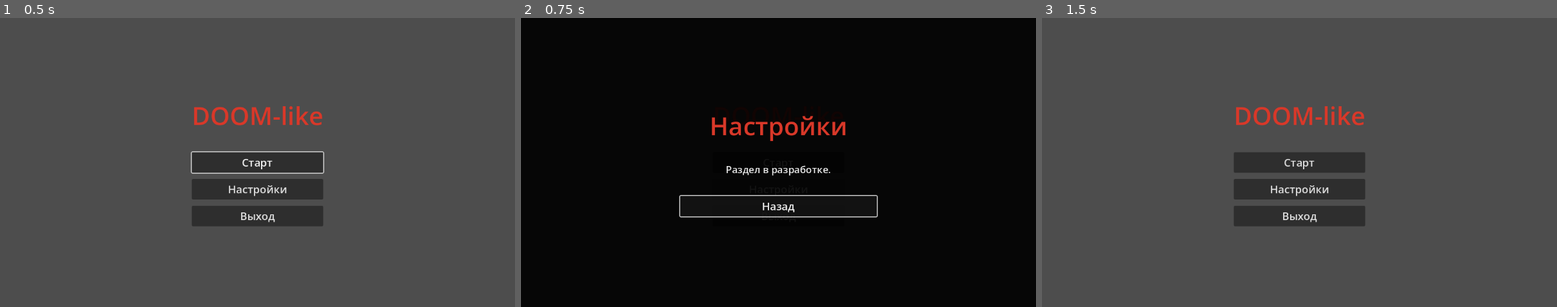
Above: before the commit, frames 1-3 (left to right).
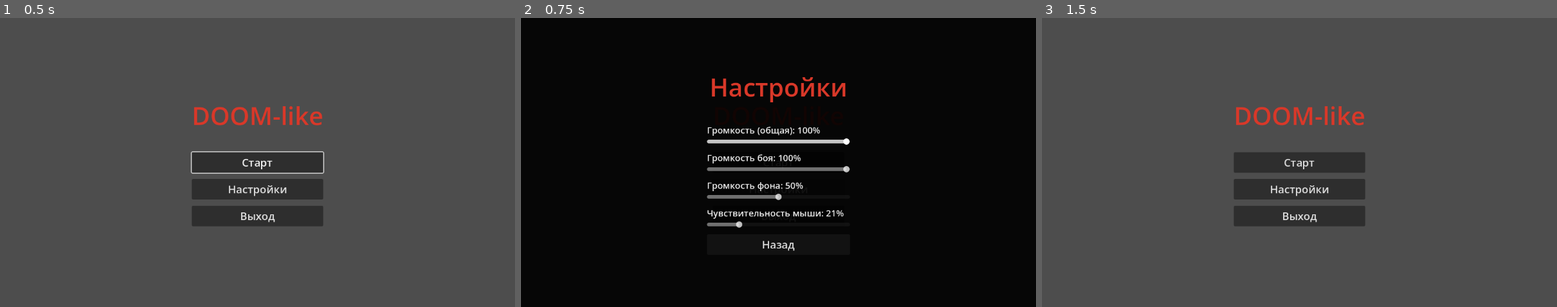
Above: after the commit, the same moments.

Repository: Rognlosh/DoomGodotYandex
Game: Godot game, scene res://scenes/game/game.tscn
Same seed, same stepped clock (60 frames per second), same inputs: the game is played once before the commit and once after it.
Inputs:
- Up to frame 1 (0.5 s): no input
- Up to frame 2 (0.75 s): click "Настройки" at 0.5 s
- Up to frame 3 (1.5 s): click "Назад" at 1.25 s

Frame 1 is identical in both runs. In frame 2, 3.9% of the frame differs, in the area x 30-70%, y 20-81%; in frame 3, nothing differs.

Commit message:
feat: экран настроек (громкости шин + чувствительность мыши) на autoload Settings

Diff:
--- /dev/null
+++ b/autoload/settings.gd
@@ -0,0 +1,126 @@
+extends Node
+## Глобальные настройки игрока: громкости аудио-шин и чувствительность мыши.
+## ПЕРВЫЙ autoload проекта (папка autoload/ под это и резервировалась).
+##
+## Почему синглтон, а не узел в сцене (как HealthComponent/CombatAudio):
+## настройки — глобальный, переживающий смену сцен и сохраняемый на диск конфиг,
+## а не игровое состояние. Громкости применяются к AudioServer (он сам глобальный),
+## чувствительность нужна игроку, которого сессия пересоздаёт при каждом запуске.
+##
+## Хранение — локальный user://settings.cfg (в вебе Godot кладёт user:// в
+## IndexedDB браузера). Облачная синхронизация настроек — стык с Yandex SDK (Этап 4).
+
+## Чувствительность изменилась — живой игрок подхватывает значение на лету
+## (правка из паузы применяется немедленно, без респавна). Сигнал, т.к. игрок
+## не должен опрашивать синглтон каждый кадр.
+signal mouse_sensitivity_changed(value: float)
+
+const _CONFIG_PATH := "user://settings.cfg"
+const _SECTION_AUDIO := "audio"
+const _SECTION_INPUT := "input"
+# Задержка перед записью на диск: частые тики ползунка схлопываются в одну запись
+# (важно для веба — user:// уходит в IndexedDB, поштучные записи дороги).
+const _SAVE_DELAY := 0.5
+
+# Линейные громкости 0..1 — slider отдаёт их напрямую; в дБ переводим при применении.
+var master_volume: float = 1.0
+var sfx_volume: float = 1.0
+# Дефолт фона = -6 дБ исходного микса (см. default_bus_layout.tres), в линейном виде.
+var ambient_volume: float = db_to_linear(-6.0)
+# Радиан поворота на пиксель — дефолт совпадает с @export mouse_sensitivity в player.gd.
+var mouse_sensitivity: float = 0.0025
+
+# Одноразовый таймер дебаунса записи (создаётся в _ready).
+var _save_timer: Timer
+
+
+func _ready() -> void:
+	# ALWAYS: настройки правятся из паузы (дерево на паузе) — таймер записи и
+	# применение должны работать и тогда.
+	process_mode = Node.PROCESS_MODE_ALWAYS
+
+	_save_timer = Timer.new()
+	_save_timer.one_shot = true
+	_save_timer.wait_time = _SAVE_DELAY
+	_save_timer.timeout.connect(_write_config)
+	add_child(_save_timer)
+
+	_load_config()
+	_apply_all_buses()
+
+
+# --------------------------------------------------------------------------
+# Сеттеры: применяем сразу, запись на диск — отложенно (дебаунс).
+# --------------------------------------------------------------------------
+
+func set_master_volume(value: float) -> void:
+	master_volume = clampf(value, 0.0, 1.0)
+	_apply_bus(&"Master", master_volume)
+	_request_save()
+
+
+func set_sfx_volume(value: float) -> void:
+	sfx_volume = clampf(value, 0.0, 1.0)
+	_apply_bus(&"SFX", sfx_volume)
+	_request_save()
+
+
+func set_ambient_volume(value: float) -> void:
+	ambient_volume = clampf(value, 0.0, 1.0)
+	_apply_bus(&"Ambient", ambient_volume)
+	_request_save()
+
+
+func set_mouse_sensitivity(value: float) -> void:
+	mouse_sensitivity = maxf(value, 0.0)
+	mouse_sensitivity_changed.emit(mouse_sensitivity)
+	_request_save()
+
+
+# --------------------------------------------------------------------------
+# Применение к AudioServer
+# --------------------------------------------------------------------------
+
+func _apply_all_buses() -> void:
+	_apply_bus(&"Master", master_volume)
+	_apply_bus(&"SFX", sfx_volume)
+	_apply_bus(&"Ambient", ambient_volume)
+
+
+# Линейную громкость 0..1 переводим в дБ и ставим на шину по имени.
+# 0 (и около) — тишина через -80 дБ: linear_to_db(0) = -inf, шине такое не годится.
+func _apply_bus(bus_name: StringName, linear: float) -> void:
+	var idx := AudioServer.get_bus_index(bus_name)
+	if idx < 0:
+		return
+	var db := -80.0 if linear <= 0.0001 else linear_to_db(linear)
+	AudioServer.set_bus_volume_db(idx, db)
+
+
+# --------------------------------------------------------------------------
+# Хранение (ConfigFile -> user://settings.cfg)
+# --------------------------------------------------------------------------
+
+func _request_save() -> void:
+	# Перезапуск таймера откладывает запись — серия тиков ползунка = одна запись.
+	_save_timer.start()
+
+
+func _write_config() -> void:
+	var cfg := ConfigFile.new()
+	cfg.set_value(_SECTION_AUDIO, "master", master_volume)
+	cfg.set_value(_SECTION_AUDIO, "sfx", sfx_volume)
+	cfg.set_value(_SECTION_AUDIO, "ambient", ambient_volume)
+	cfg.set_value(_SECTION_INPUT, "mouse_sensitivity", mouse_sensitivity)
+	cfg.save(_CONFIG_PATH)
+
+
+func _load_config() -> void:
+	var cfg := ConfigFile.new()
+	# Файла нет (первый запуск) или он битый — остаёмся на дефолтах.
+	if cfg.load(_CONFIG_PATH) != OK:
+		return
+	master_volume = clampf(cfg.get_value(_SECTION_AUDIO, "master", master_volume), 0.0, 1.0)
+	sfx_volume = clampf(cfg.get_value(_SECTION_AUDIO, "sfx", sfx_volume), 0.0, 1.0)
+	ambient_volume = clampf(cfg.get_value(_SECTION_AUDIO, "ambient", ambient_volume), 0.0, 1.0)
+	mouse_sensitivity = maxf(cfg.get_value(_SECTION_INPUT, "mouse_sensitivity", mouse_sensitivity), 0.0)
--- a/project.godot
+++ b/project.godot
@@ -14,6 +14,10 @@
 run/main_scene="res://scenes/game/game.tscn"
 config/features=PackedStringArray("4.7", "GL Compatibility")
 config/icon="res://icon.svg"
+
+[autoload]
+
+Settings="*res://autoload/settings.gd"
 
 [input]
 
--- a/scenes/game/game.gd
+++ b/scenes/game/game.gd
@@ -19,6 +19,9 @@
 const _BASE_LAYER: int = 20
 # Текст-заглушка для разделов, которые приедут с интеграцией Yandex SDK.
 const _YANDEX_STUB: String = "Появится с интеграцией Yandex Games SDK (Этап 4)."
+# Диапазон ползунка чувствительности мыши (радиан поворота на пиксель).
+const _SENS_MIN: float = 0.0005
+const _SENS_MAX: float = 0.01
 
 # Текущая игровая сессия (Node3D "Main") или null, если мы в главном меню.
 var _session: Node3D = null
@@ -167,7 +170,45 @@
 # --------------------------------------------------------------------------
 
 func _open_settings() -> void:
-	_open_stub("Настройки", "Раздел в разработке.")
+	# Ползунки берут текущее из синглтона Settings; правки летят обратно ему
+	# через value_changed (применяются на лету, дебаунс-запись на диск — в Settings).
+	_open_overlay(
+		"Настройки",
+		"",
+		[
+			{"type": &"slider", "id": &"vol_master", "label": "Громкость (общая)",
+				"min": 0.0, "max": 1.0, "step": 0.05, "value": Settings.master_volume},
+			{"type": &"slider", "id": &"vol_sfx", "label": "Громкость боя",
+				"min": 0.0, "max": 1.0, "step": 0.05, "value": Settings.sfx_volume},
+			{"type": &"slider", "id": &"vol_ambient", "label": "Громкость фона",
+				"min": 0.0, "max": 1.0, "step": 0.05, "value": Settings.ambient_volume},
+			{"type": &"slider", "id": &"sens", "label": "Чувствительность мыши",
+				"min": _SENS_MIN, "max": _SENS_MAX, "step": 0.0005,
+				"value": Settings.mouse_sensitivity},
+			{"id": &"back", "label": "Назад"},
+		],
+		0.92,           # почти непрозрачно — это отдельный экран
+		&"back",        # Esc = назад
+		_on_settings_selected,
+		_on_settings_value_changed
+	)
+
+
+func _on_settings_selected(id: StringName) -> void:
+	if id == &"back":
+		_close_top_overlay()
+
+
+func _on_settings_value_changed(id: StringName, value: float) -> void:
+	match id:
+		&"vol_master":
+			Settings.set_master_volume(value)
+		&"vol_sfx":
+			Settings.set_sfx_volume(value)
+		&"vol_ambient":
+			Settings.set_ambient_volume(value)
+		&"sens":
+			Settings.set_mouse_sensitivity(value)
 
 
 func _open_stub(title: String, body: String) -> void:
@@ -186,8 +227,9 @@
 # --------------------------------------------------------------------------
 
 # Открыть оверлей поверх текущего экрана. Esc/клики идут только верхнему.
+# on_changed (опц.) — обработчик value_changed ползунков (нужен экрану настроек).
 func _open_overlay(title: String, body: String, items: Array, dim: float,
-		back_id: StringName, on_selected: Callable) -> void:
+		back_id: StringName, on_selected: Callable, on_changed: Callable = Callable()) -> void:
 	# Текущий верх деактивируем — Esc должен уходить только новому верхнему.
 	if not _overlays.is_empty():
 		var current_top: MenuScreen = _overlays.back()
@@ -195,6 +237,8 @@
 
 	var m := _make_menu(title, body, items, dim, back_id, _BASE_LAYER + _overlays.size() + 1)
 	m.selected.connect(on_selected)
+	if on_changed.is_valid():
+		m.value_changed.connect(on_changed)
 	_overlays.push_back(m)
 	add_child(m)
 	_refresh_mode()
--- a/scenes/player/player.gd
+++ b/scenes/player/player.gd
@@ -50,6 +50,16 @@
 	# На старте курсор свободен. В браузере захват (pointer lock) разрешён
 	# только после клика пользователя — поэтому захватываем по клику мыши.
 	Input.set_mouse_mode(Input.MOUSE_MODE_VISIBLE)
+
+	# Чувствительность — из глобальных настроек (а не только из @export):
+	# берём текущее значение и слушаем изменения, чтобы правка ползунка в паузе
+	# применялась к живому игроку сразу. @export остаётся дефолтом-фолбэком.
+	mouse_sensitivity = Settings.mouse_sensitivity
+	Settings.mouse_sensitivity_changed.connect(_on_sensitivity_changed)
+
+
+func _on_sensitivity_changed(value: float) -> void:
+	mouse_sensitivity = value
 
 
 # Конвенция урона: тело принимает урон и делегирует в компонент (как у врага).
--- a/scenes/ui/menus/menu_screen.gd
+++ b/scenes/ui/menus/menu_screen.gd
@@ -8,8 +8,11 @@
 ## Работает на паузе (PROCESS_MODE_ALWAYS): когда роутер ставит дерево на паузу
 ## ради оверлея, само меню должно остаться живым и кликабельным.
 
-## Игрок выбрал пункт. Несёт id пункта (или back_id при Esc). Роутер разбирает.
+## Игрок выбрал пункт-кнопку. Несёт id пункта (или back_id при Esc). Роутер разбирает.
 signal selected(id: StringName)
+## Игрок подвинул ползунок. Несёт id пункта и новое значение. Роутер разбирает
+## (параллельно selected — кнопки шлют одно, ползунки другое).
+signal value_changed(id: StringName, value: float)
 
 # --- Конфиг: роутер задаёт эти поля до add_child, _ready их читает ---
 ## Заголовок вверху. Пусто — не рисуется.
@@ -84,22 +87,75 @@
 		column.add_child(body)
 		column.add_child(_spacer(16))
 
-	var first_button: Button = null
+	# Каждый пункт — кнопка (по умолчанию) или ползунок (type == &"slider").
+	# Фокус ставим на первый фокусируемый элемент — навигация стрелками/Enter.
+	var first_focus: Control = null
 	for item: Dictionary in items:
-		var button := Button.new()
-		button.text = String(item["label"])
-		button.custom_minimum_size = Vector2(280.0, 46.0)
-		button.add_theme_font_size_override("font_size", 24)
-		# Захват id в лямбду: каждая кнопка эмитит свой пункт.
-		var id: StringName = item["id"]
-		button.pressed.connect(func() -> void: selected.emit(id))
-		column.add_child(button)
-		if first_button == null:
-			first_button = button
+		var focusable: Control
+		if StringName(item.get("type", &"button")) == &"slider":
+			focusable = _add_slider(column, item)
+		else:
+			focusable = _add_button(column, item)
+		if first_focus == null:
+			first_focus = focusable
 
-	# Фокус на первую кнопку — навигация стрелками/Enter с клавиатуры.
-	if first_button != null:
-		first_button.grab_focus()
+	if first_focus != null:
+		first_focus.grab_focus()
+
+
+# Пункт-кнопка: эмитит свой id по нажатию.
+func _add_button(column: VBoxContainer, item: Dictionary) -> Button:
+	var button := Button.new()
+	button.text = String(item["label"])
+	button.custom_minimum_size = Vector2(280.0, 46.0)
+	button.add_theme_font_size_override("font_size", 24)
+	# Захват id в лямбду: каждая кнопка эмитит свой пункт.
+	var id: StringName = item["id"]
+	button.pressed.connect(func() -> void: selected.emit(id))
+	column.add_child(button)
+	return button
+
+
+# Пункт-ползунок: подпись с процентом заполнения + HSlider, эмитит value_changed.
+# Конфиг пункта: {id, label, min, max, value, step}.
+func _add_slider(column: VBoxContainer, item: Dictionary) -> HSlider:
+	var id: StringName = item["id"]
+	var label_text := String(item["label"])
+	var lo := float(item["min"])
+	var hi := float(item["max"])
+
+	var row := VBoxContainer.new()
+	row.add_theme_constant_override("separation", 4)
+
+	var caption := Label.new()
+	caption.add_theme_font_size_override("font_size", 20)
+	caption.add_theme_color_override("font_color", _TEXT_COLOR)
+	row.add_child(caption)
+
+	var slider := HSlider.new()
+	slider.custom_minimum_size = Vector2(320.0, 0.0)
+	slider.min_value = lo
+	slider.max_value = hi
+	slider.step = float(item.get("step", 0.01))
+	slider.value = float(item["value"])
+	row.add_child(slider)
+	column.add_child(row)
+
+	# Читалка значения — процент заполнения диапазона (универсально для любого
+	# ползунка: громкость 0..1 даёт 0..100%, чувствительность — % своего диапазона).
+	var update_caption := func(v: float) -> void:
+		var pct := 0
+		if hi > lo:
+			pct = int(round((v - lo) / (hi - lo) * 100.0))
+		caption.text = "%s: %d%%" % [label_text, pct]
+	update_caption.call(slider.value)
+
+	# Сигнал подключаем ПОСЛЕ установки value — чтобы инициализация не слала событие.
+	slider.value_changed.connect(func(v: float) -> void:
+		update_caption.call(v)
+		value_changed.emit(id, v)
+	)
+	return slider
 
 
 func _spacer(height: float) -> Control:
Not shown, added: autoload/settings.gd.uid
